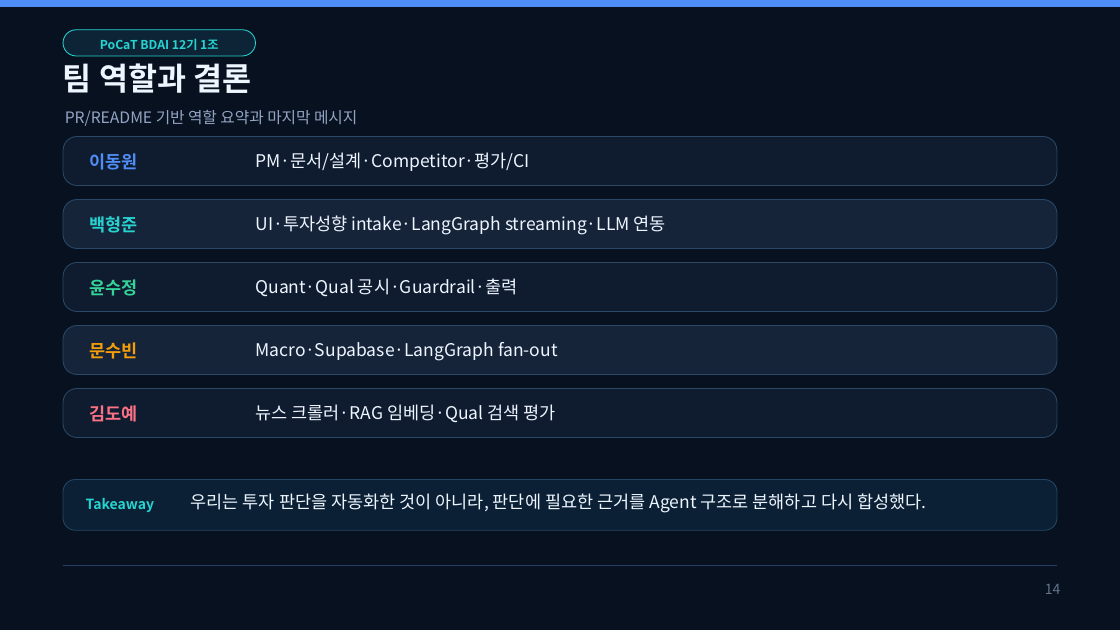
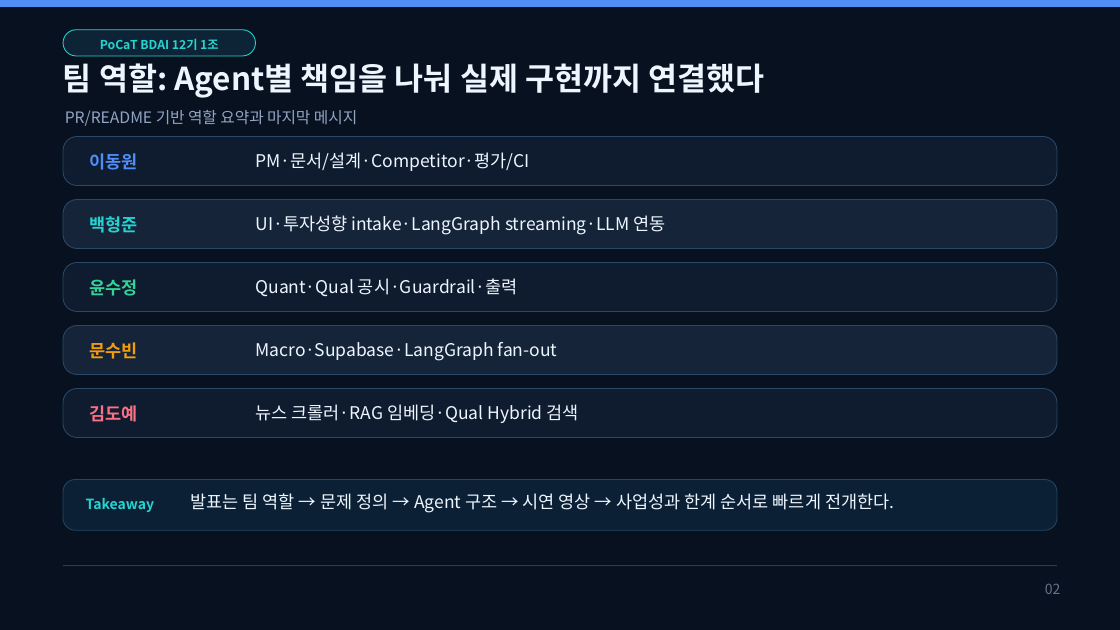
Before and after one commit to mygithub05253/stock-agent, a slide deck: slide 2 of docs/presentation/final_presentation.pptx (slide 14 before the commit). Drawn at 1120x630 pixels with LibreOffice and Linux fonts; fonts in the diff are those of the drawing. Boxes give left, top, right and bottom in pixels: in the first picture for what was removed or moved away, otherwise in the second. Text is boxed around its words. In the diff, an @@ line names an element or a change of style, - is before the commit and + after.

Commit message:
📝 Docs: 최종 발표 자료 Agent 상세 보강

```diff
--- a/docs/presentation/final_presentation.pptx
+++ b/docs/presentation/final_presentation.pptx
@@ text at (x1=63, y1=63, x2=764, y2=98): text changed @@
-팀 역할과 결론
+팀 역할: Agent별 책임을 나눠 실제 구현까지 연결했다
@@ text at (x1=255, y1=404, x2=579, y2=423): text changed @@
-뉴스 크롤러·RAG 임베딩·Qual 검색 평가
+뉴스 크롤러·RAG 임베딩·Qual Hybrid 검색
@@ text at (x1=191, y1=493, x2=895, y2=513): text changed @@
-우리는 투자 판단을 자동화한 것이 아니라, 판단에 필요한 근거를 Agent 구조로 분해하고 다시 합성했다.
+발표는 팀 역할 → 문제 정의 → Agent 구조 → 시연 영상 → 사업성과 한계 순서로 빠르게 전개한다.
@@ text at (x1=1045, y1=584, x2=1061, y2=594): text changed @@
-14
+02
```
Also in this commit, not shown: 8 other slides changed, 7 slides added, 2 slides removed, 6 other files.
